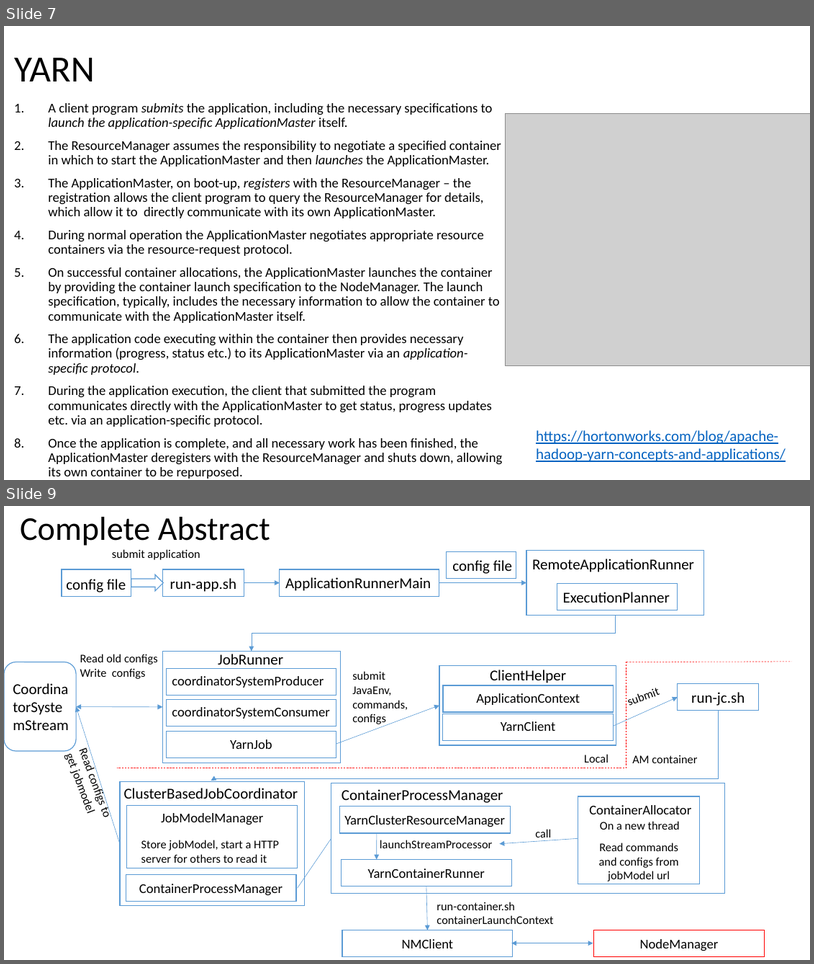
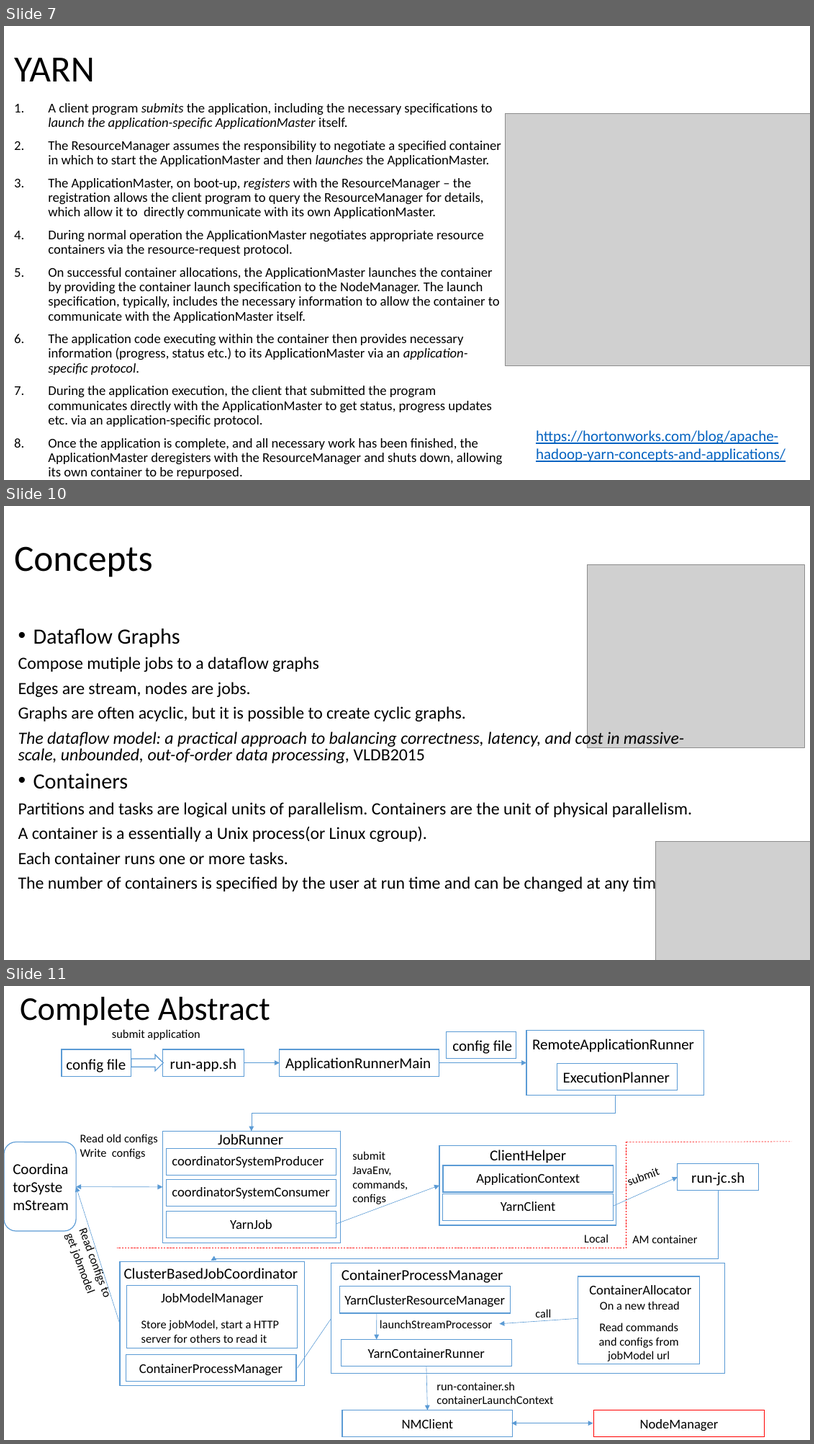
Before and after one commit to Swrrt/Samza-Documents, a slide deck: Documentation/SamzaStructure.pptx. Shown one above the other, each under a label of ours: slides 7 and 9 before the commit, slides 7, 10 and 11 after it; the slides between them are not shown. The pictures are 814x964 and 814x1444 pixels, drawn with LibreOffice and Linux fonts; fonts in the diff are those of the drawing; grey boxes stand for pictures. Boxes give left, top, right and bottom in pixels: in the first picture for what was removed or moved away, otherwise in the second. Text is boxed around its words. In the diff, an @@ line names an element or a change of style, - is before the commit and + after.

Commit message:
Concepts of Samza

```diff
--- a/Documentation/SamzaStructure.pptx
+++ b/Documentation/SamzaStructure.pptx
@@ slide 10 added at [4, 506, 810, 960], background #FFFFFF @@
@@ title added at [14, 546, 153, 577], 44 pt, text #000000 @@
+Concepts
@@ picture added at [588, 565, 805, 747] @@
@@ text added at [18, 628, 692, 893], 20.4 pt, text #000000 @@
+• Dataflow Graphs
+Compose mutiple jobs to a dataflow graphs
+Edges are stream, nodes are jobs.
+Graphs are often acyclic, but it is possible to create cyclic graphs.
+The dataflow model: a practical approach to balancing correctness, latency, and cost in massive-scale, unbounded, out-of-order data processing, VLDB2015
+• Containers
+Partitions and tasks are logical units of parallelism. Containers are the unit of physical parallelism.
+A container is a essentially a Unix process(or Linux cgroup).
+Each container runs one or more tasks.
+The number of containers is specified by the user at run time and can be changed at any time.
@@ picture added at [656, 841, 810, 960] @@
@@ what was slide 9 is now slide 11 @@
```
Also in this commit, not shown: 1 slide changed, 1 other slide added.
